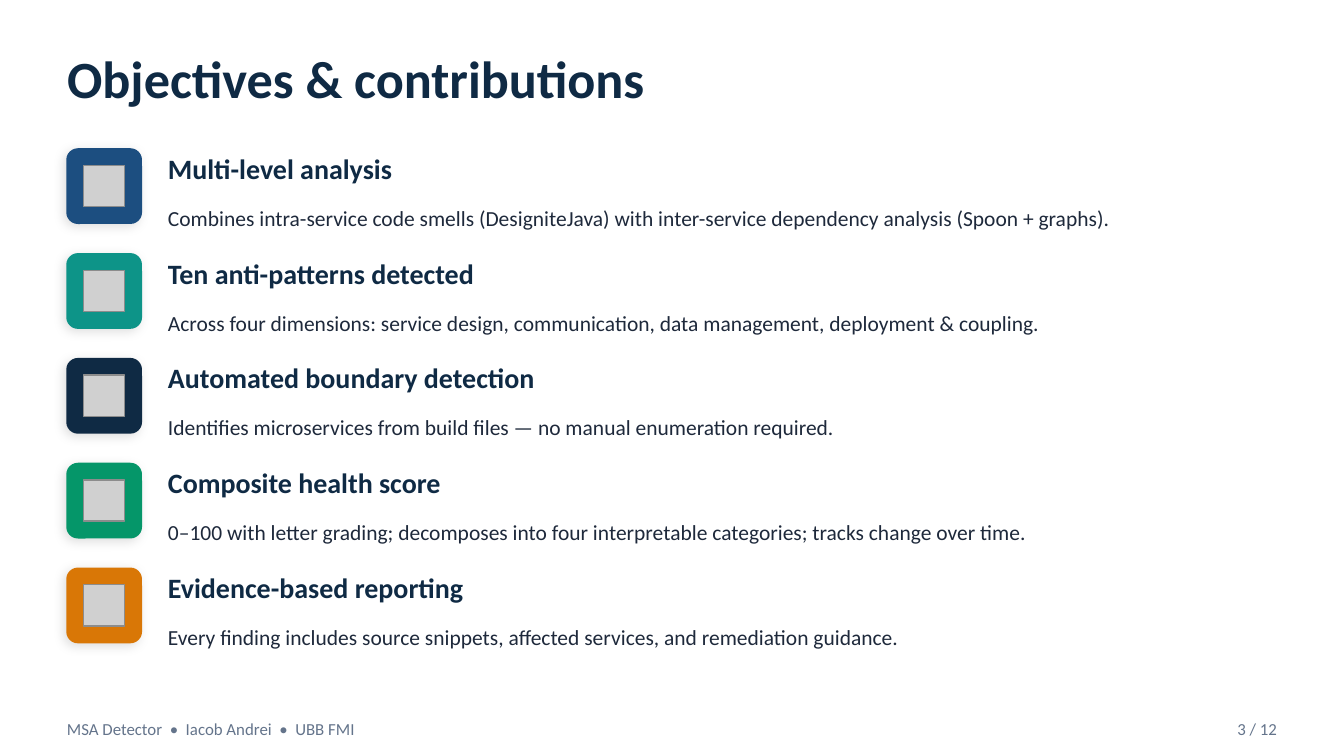
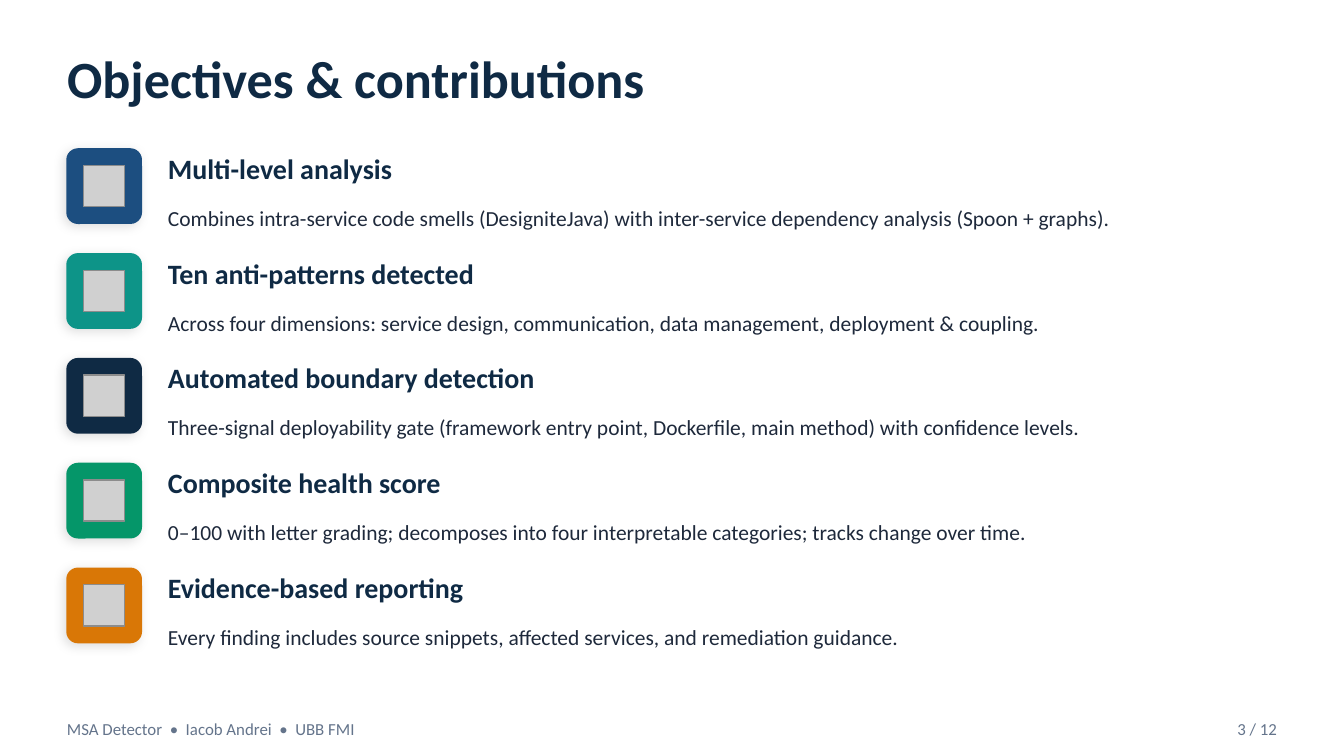
Before and after one commit to andrei45635/dissertation_backend, a slide deck: slide 3 of thesis/presentation/MSA_Detector_Defense.pptx. Drawn at 1344x756 pixels with LibreOffice and Linux fonts; fonts in the diff are those of the drawing; grey boxes stand for pictures. Boxes give left, top, right and bottom in pixels: in the first picture for what was removed or moved away, otherwise in the second. Text is boxed around its words. In the diff, an @@ line names an element or a change of style, - is before the commit and + after.

Commit message:
fix microservice detection and update thesis

```diff
--- a/thesis/presentation/MSA_Detector_Defense.pptx
+++ b/thesis/presentation/MSA_Detector_Defense.pptx
@@ text at [168, 419, 1078, 439]: text changed @@
-Identifies microservices from build files — no manual enumeration required.
+Three-signal deployability gate (framework entry point, Dockerfile, main method) with confidence levels.
```
Also in this commit, not shown: 4 other slides changed, 16 other files.
